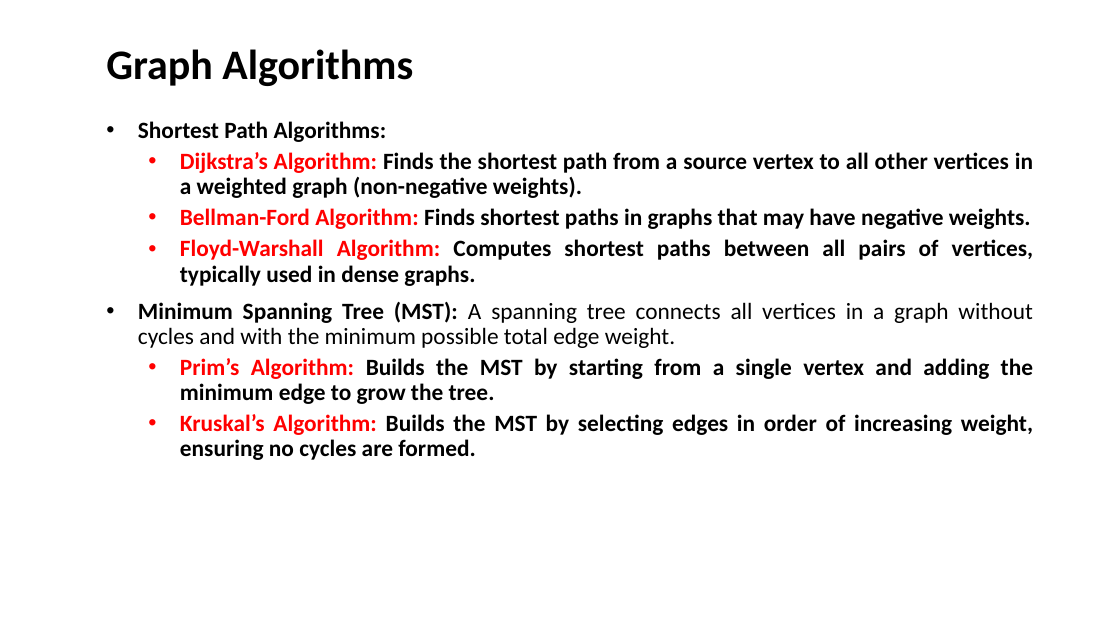
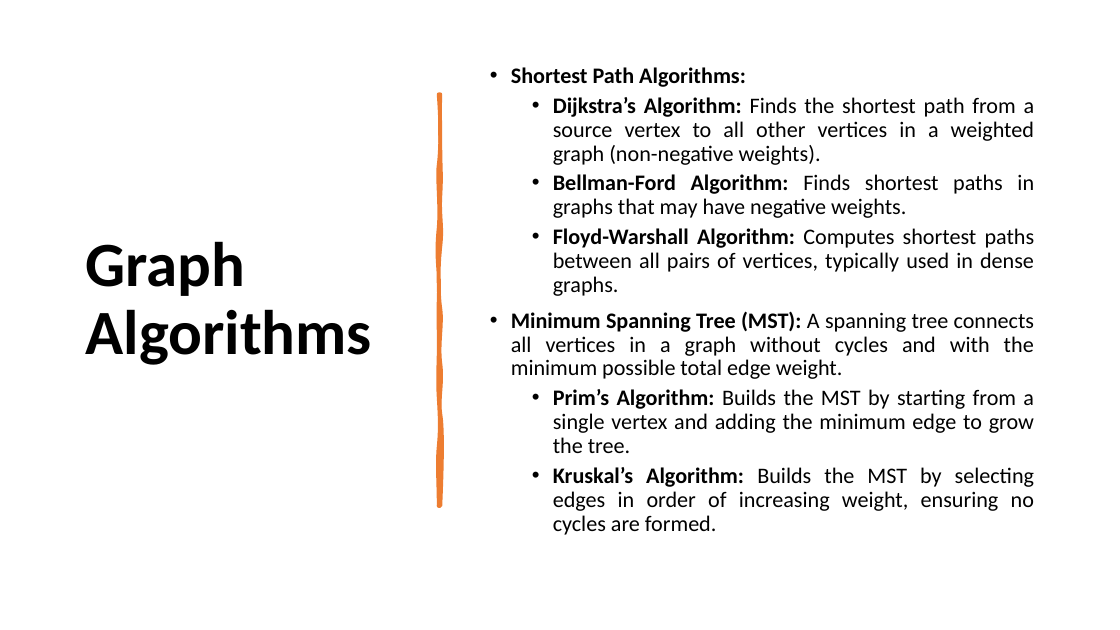
Before and after one commit to alaminbhuyan/DSA-In-Python, a slide deck: slide 11 of Data Structure & Algorithm PDF/Graph Data Structure.pptx. Drawn at 1120x630 pixels with LibreOffice and Linux fonts; fonts in the diff are those of the drawing. Boxes give left, top, right and bottom in pixels: in the first picture for what was removed or moved away, otherwise in the second. Text is boxed around its words. In the diff, an @@ line names an element or a change of style, - is before the commit and + after.

Commit message:
Update Graph Data Structure PPTX file
Replaces the existing Graph Data Structure PowerPoint file with a new version. Specific content changes are not detailed in the diff.

```diff
--- a/Data Structure & Algorithm PDF/Graph Data Structure.pptx
+++ b/Data Structure & Algorithm PDF/Graph Data Structure.pptx
@@ title "Graph Algorithms": place and size @@
-title "Graph Algorithms" at (106,49,413,86)
+title "Graph Algorithms" at (86,241,372,365)
@@ title "Graph Algorithms" at (86,241,372,365): size 36 to 54 pt; vertical alignment bottom to middle @@
@@ subtitle "Shortest Path Algorithms:": place and size @@
-subtitle "Shortest Path Algorithms:" at (138,121,1033,460)
+subtitle "Shortest Path Algorithms:" at (511,67,1035,535)
@@ subtitle "Shortest Path Algorithms:" at (511,67,1035,535): size 20 to 19 pt; text colour #FF0000 to #000000 in "Dijkstra’s Algorithm:", "Bellman-Ford Algorithm:", "Floyd-Warshall Algorithm:", "Prim’s Algorithm:" and 1 more places; bold off in "Finds the shortest path from a source ...", "Finds shortest paths in graphs that may ...", "Computes shortest paths between all pairs of ...", "Builds the MST by starting from a ..." and 1 more places; indent changed; vertical alignment top to middle @@
@@ freeform shape added at (439,94,440,506), fill #ED7D31, outline #ED7D31 3.25 pt @@
```
Also in this commit, not shown: 11 other slides changed, 1 slide added.
